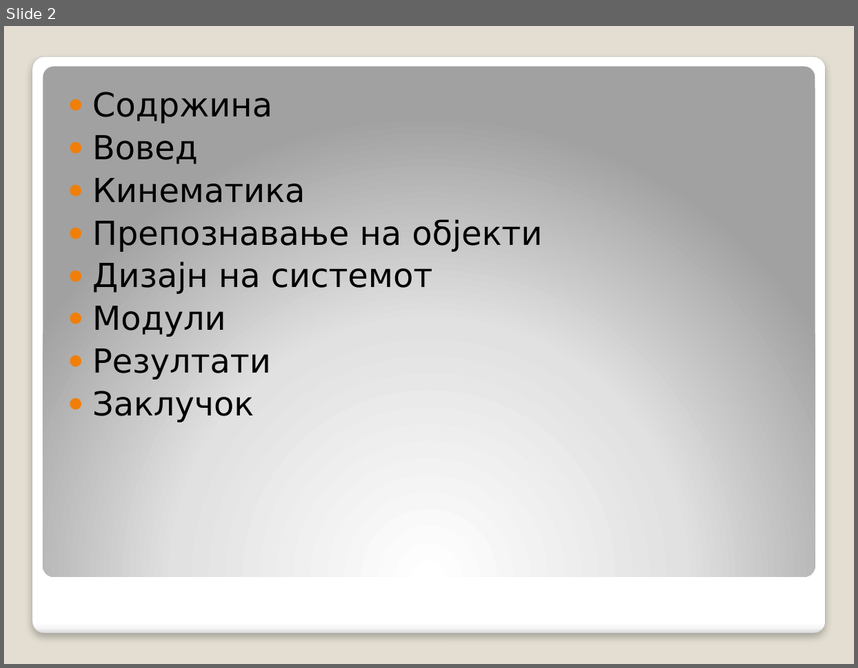
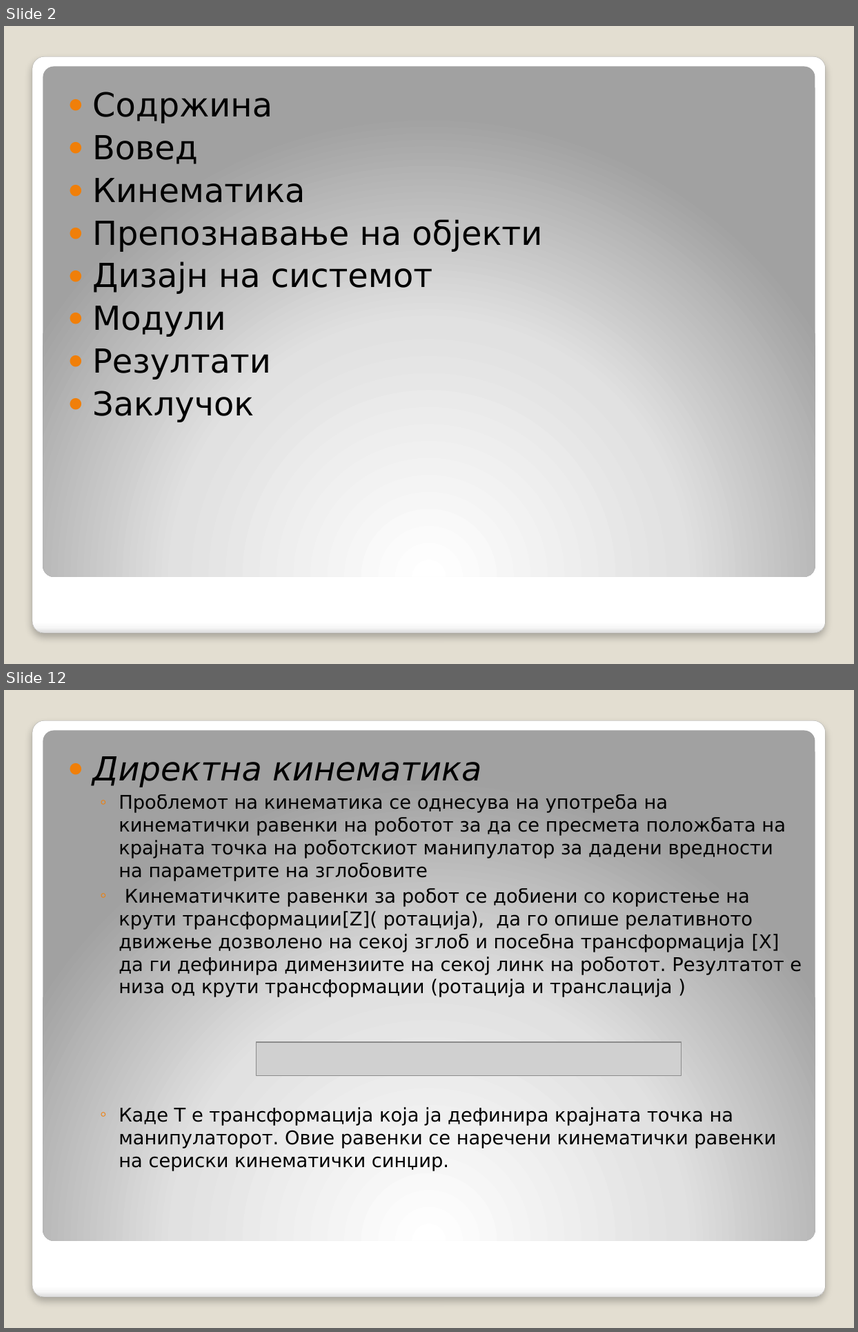
Before and after one commit to decoder015/diplomska, a slide deck: Paper/Компјутерска визија во роботика.pptx. Shown one above the other, each under a label of ours: slide 2 before the commit, slides 2 and 12 after it; the slides between them are not shown. The pictures are 858x668 and 858x1332 pixels, drawn with LibreOffice and Linux fonts; fonts in the diff are those of the drawing; grey boxes stand for pictures. Boxes give left, top, right and bottom in pixels: in the first picture for what was removed or moved away, otherwise in the second. Text is boxed around its words. In the diff, an @@ line names an element or a change of style, - is before the commit and + after.

```diff
--- a/Paper/Компјутерска визија во роботика.pptx
+++ b/Paper/Компјутерска визија во роботика.pptx
@@ slide 12 added at [4, 690, 854, 1328], background #E3DED1; not listed: 2 template elements that a slide beside it also shows @@
@@ text added at [92, 756, 802, 1171], 16 pt, text #000000 @@
+● Директна кинематика
+  ◦ Проблемот на кинематика се однесува на употреба на кинематички равенки на роботот за да се пресмета положбата на крајната точка на роботскиот манипулатор за дадени вредности на параметрите на зглобовите
+  ◦ Кинематичките равенки за робот се добиени со користење на крути трансформации[Z]( ротација), да го опише релативното движење дозволено на секој зглоб и посебна трансформација [X] да ги дефинира димензиите на секој линк на роботот. Резултатот е низа од крути трансформации (ротација и транслација )
+  ◦ Каде Т е трансформација која ја дефинира крајната точка на манипулаторот. Овие равенки се наречени кинематички равенки на сериски кинематички синџир.
@@ picture added at [257, 1042, 682, 1075] @@
```
Also in this commit, not shown: 3 slides changed, 29 other slides added, 1 slide removed, 9 other files.
